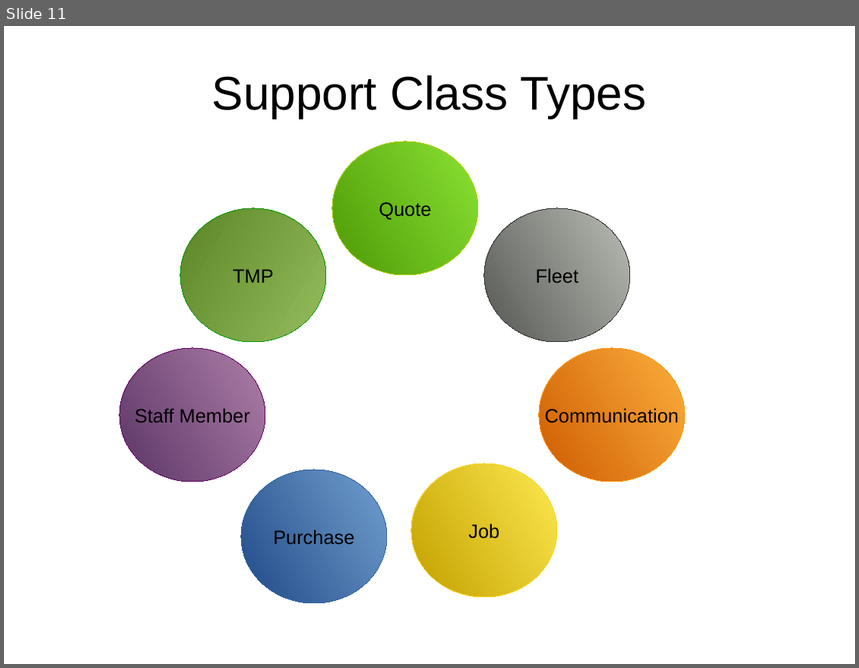
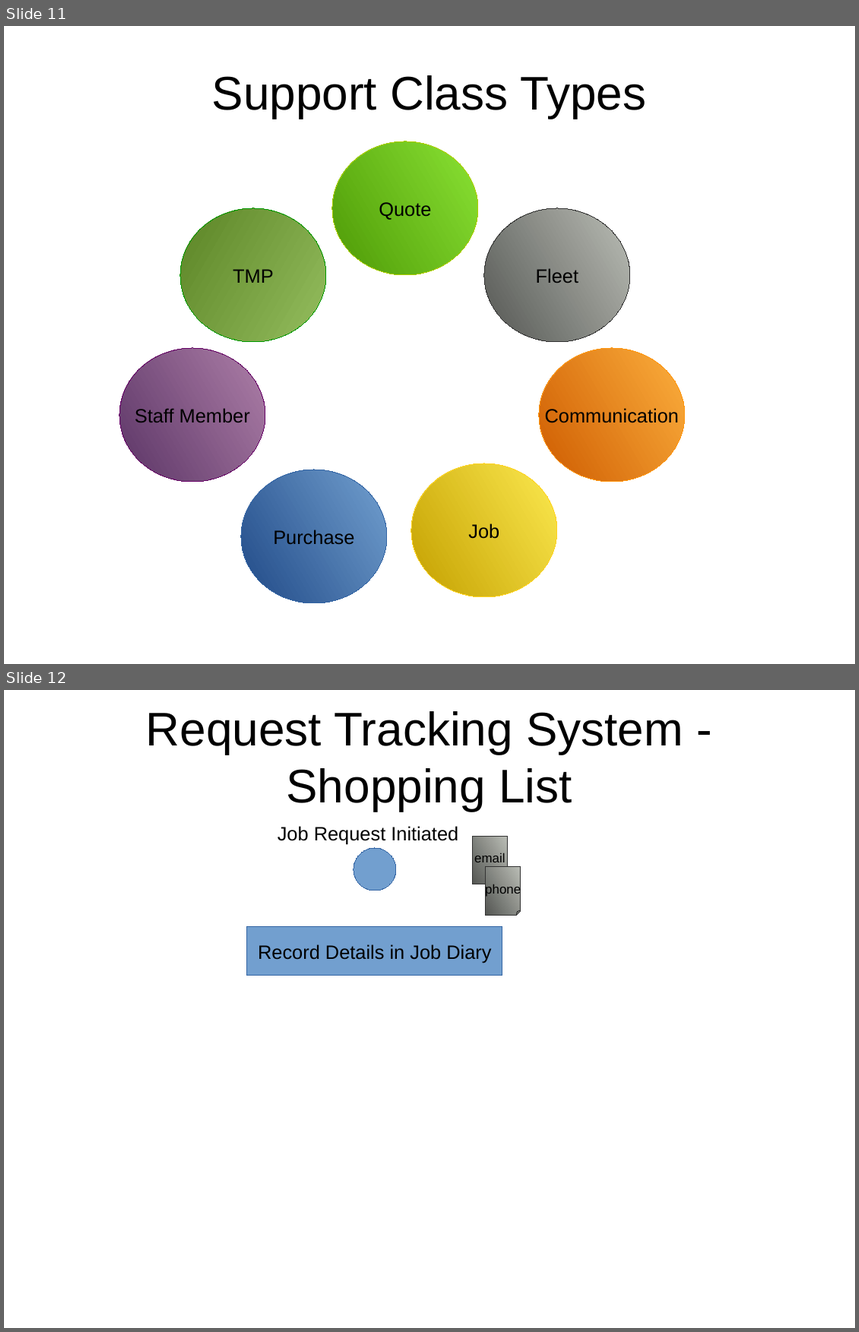
Before and after one commit to monkeysh1ne/TMNZ_Stuff, a slide deck: Workflows BP Models.odp. Shown one above the other, each under a label of ours: slide 11 before the commit, slides 11 and 12 after it. The pictures are 859x668 and 859x1332 pixels, drawn with LibreOffice and Linux fonts; fonts in the diff are those of the drawing. Boxes give left, top, right and bottom in pixels: in the first picture for what was removed or moved away, otherwise in the second. Text is boxed around its words. In the diff, an @@ line names an element or a change of style, - is before the commit and + after.

Commit message:
Request Tracking SYstem Shopping List - started

```diff
--- a/Workflows BP Models.odp
+++ b/Workflows BP Models.odp
@@ slide 12 added at [4,690,855,1328], background #FFFFFF @@
@@ title added at [146,711,683,811], 44 pt, text #000000 @@
+Request Tracking System - Shopping List
@@ text added at [278,826,458,844], 18 pt, text #000000 @@
+Job Request Initiated
@@ ellipse added at [354,848,396,891], fill #729FCF, outline #3465A4 0 pt @@
@@ folded corner added at [473,836,509,885], fill gradient #BABDB6 to #555753, outline #333333 0 pt, 12 pt, text #000000 @@
+email
@@ folded corner added at [486,867,522,916], fill gradient #BABDB6 to #555753, outline #333333 0 pt, 12 pt, text #000000 @@
+phone
@@ rectangle added at [247,927,503,976], fill #729FCF, outline #3465A4 0 pt, 18 pt, text #000000 @@
+Record Details in Job Diary
```
Also in this commit, not shown: 5 slides changed, 1 other slide added, 1 slide removed, 1 other file.
